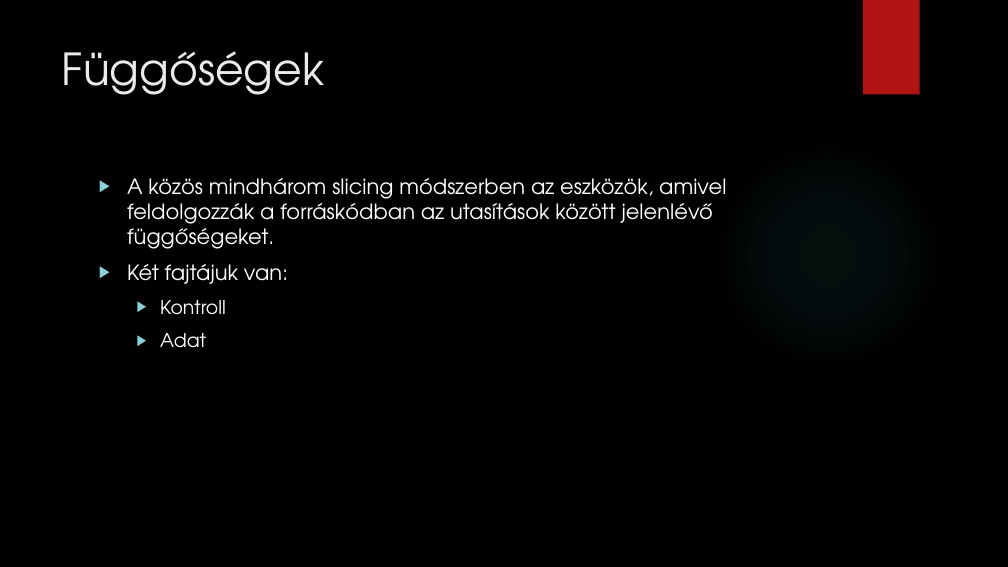
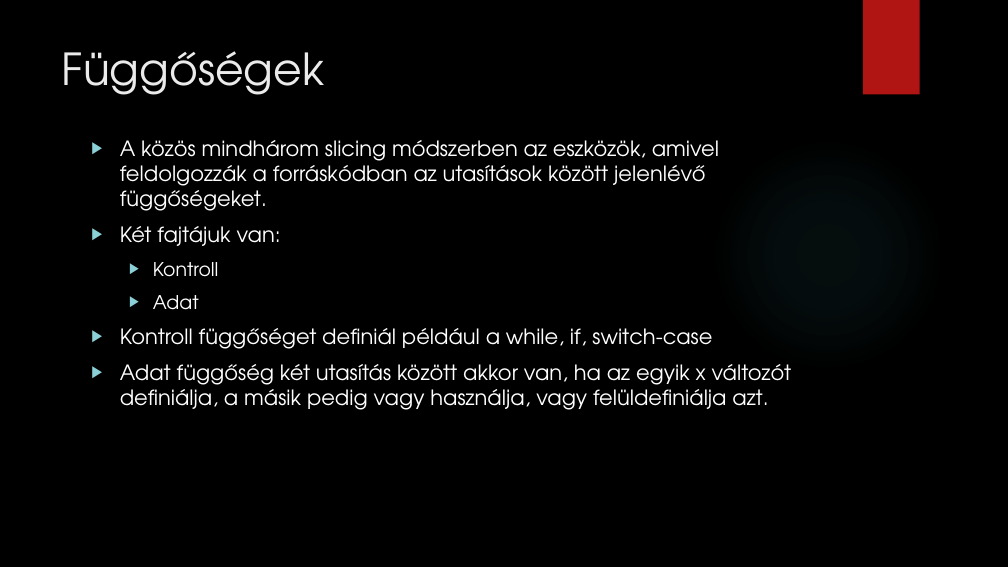
Before and after one commit to dwat3r/slicer, a slide deck: slide 7 of doc/Presentation.pptx (slide 5 before the commit). Drawn at 1008x567 pixels with LibreOffice and Linux fonts; fonts in the diff are those of the drawing; background and template pictures are left out. Boxes give left, top, right and bottom in pixels: in the first picture for what was removed or moved away, otherwise in the second. Text is boxed around its words. In the diff, an @@ line names an element or a change of style, - is before the commit and + after.

```diff
--- a/doc/Presentation.pptx
+++ b/doc/Presentation.pptx
@@ text "A közös mindhárom slicing módszerben ...": place and size @@
-text "A közös mindhárom slicing módszerben ..." at (127,178,726,348)
+text "A közös mindhárom slicing módszerben ..." at (120,140,792,410)
@@ text at (120,328,792,410): paragraphs added @@
+▶ Kontroll függőséget definiál például a while, if, switch-case
+▶ Adat függőség két utasítás között akkor van, ha az egyik x változót definiálja, a másik pedig vagy használja, vagy felüldefiniálja azt.
```
Also in this commit, not shown: 8 other slides changed, 5 slides added, 19 slides removed, 10 other files.
